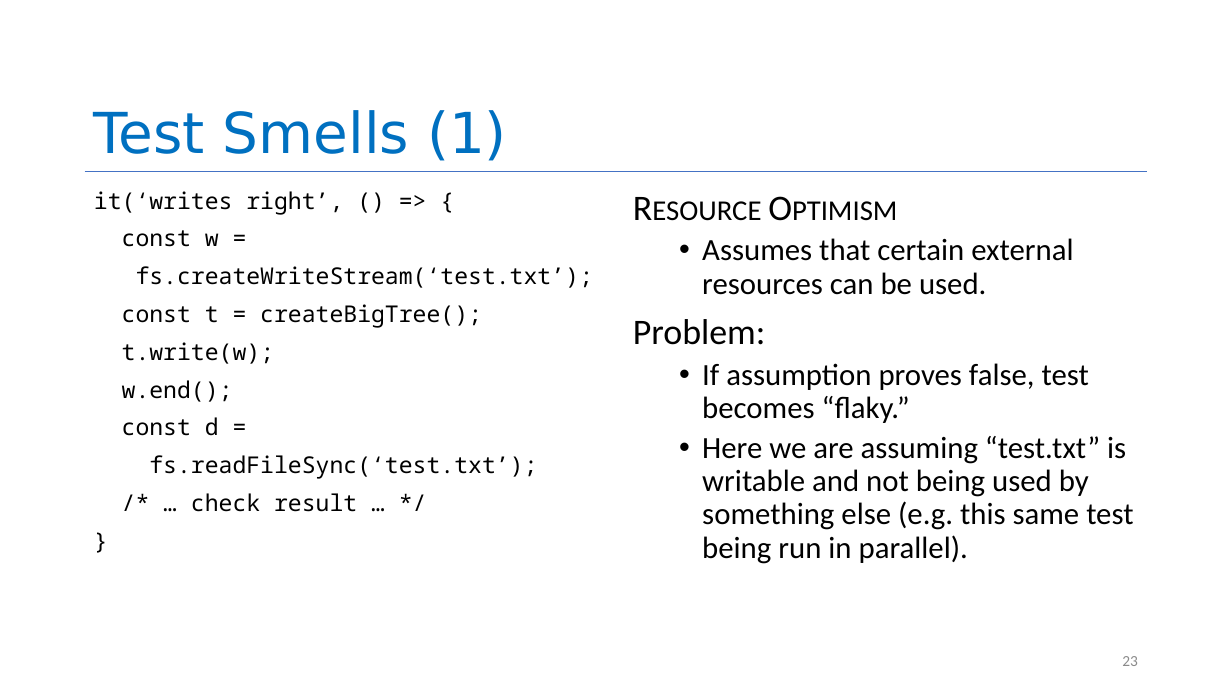
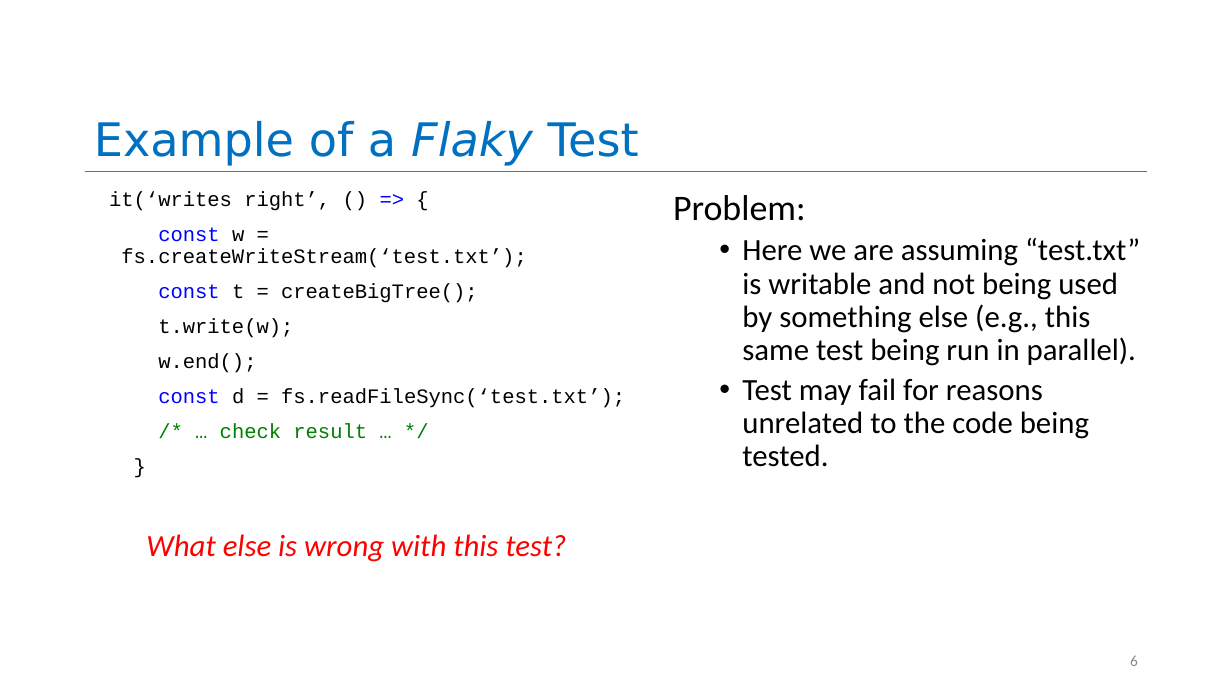
Before and after one commit to neu-se/CS4530-Spring-2022, a slide deck: slide 6 of Slides/Lesson 5.2 Evaluating Tests.pptx (slide 23 before the commit). Drawn at 1232x693 pixels with LibreOffice and Linux fonts; fonts in the diff are those of the drawing. Boxes give left, top, right and bottom in pixels: in the first picture for what was removed or moved away, otherwise in the second. Text is boxed around its words. In the diff, an @@ line names an element or a change of style, - is before the commit and + after.

```diff
--- a/Slides/Lesson 5.2 Evaluating Tests.pptx
+++ b/Slides/Lesson 5.2 Evaluating Tests.pptx
@@ title at [94,121,639,166]: text changed; size 44 to 36 pt @@
-Test Smells (1)
+Example of a Flaky Test
@@ text "it(‘writes right’, () => {": place and size @@
-text "it(‘writes right’, () => {" at [94,191,593,512]
+text "it(‘writes right’, () => {" at [109,192,625,439]
@@ text at [109,192,478,439]: size 18 to 16 pt, font Noto Sans Mono to Courier New in "it(‘writes right’, () => {", "const t = createBigTree();", "t.write(w);", "w.end();" and 2 more places; text colour #000000 to #0000FF in "=>", "const"; text colour #000000 to #008000 in "/* … check result … */" @@
@@ text "Problem:": place and size @@
-text "Problem:" at [633,238,1133,564]
+text "Problem:" at [673,195,1140,467]
@@ text at [121,227,526,268]: text changed; size 18 to 16 pt; font Noto Sans Mono to Courier New @@
-const w =
-fs.createWriteStream(‘test.txt’);
+const w = fs.createWriteStream(‘test.txt’);
@@ text at [702,238,1073,295]: paragraphs removed @@
-Resource Optimism
-  • Assumes that certain external resources can be used.
@@ text at [742,238,1140,467]: text changed @@
-  • If assumption proves false, test becomes “flaky.”
-  • Here we are assuming “test.txt” is writable and not being used by something else (e.g. this same test being run in parallel).
+  • Here we are assuming “test.txt” is writable and not being used by something else (e.g., this same test being run in parallel).
+  • Test may fail for reasons unrelated to the code being tested.
@@ text at [158,389,625,408]: text changed; size 18 to 16 pt; font Noto Sans Mono to Courier New @@
-const d =
-fs.readFileSync(‘test.txt’);
+const d = fs.readFileSync(‘test.txt’);
@@ text added at [146,534,566,562], 24 pt, text #FF0000, italic @@
+What else is wrong with this test?
@@ page number at [1130,655,1138,666]: text changed @@
-23
+6
```
Also in this commit, not shown: 16 other slides changed, 14 slides added, 7 slides removed.
